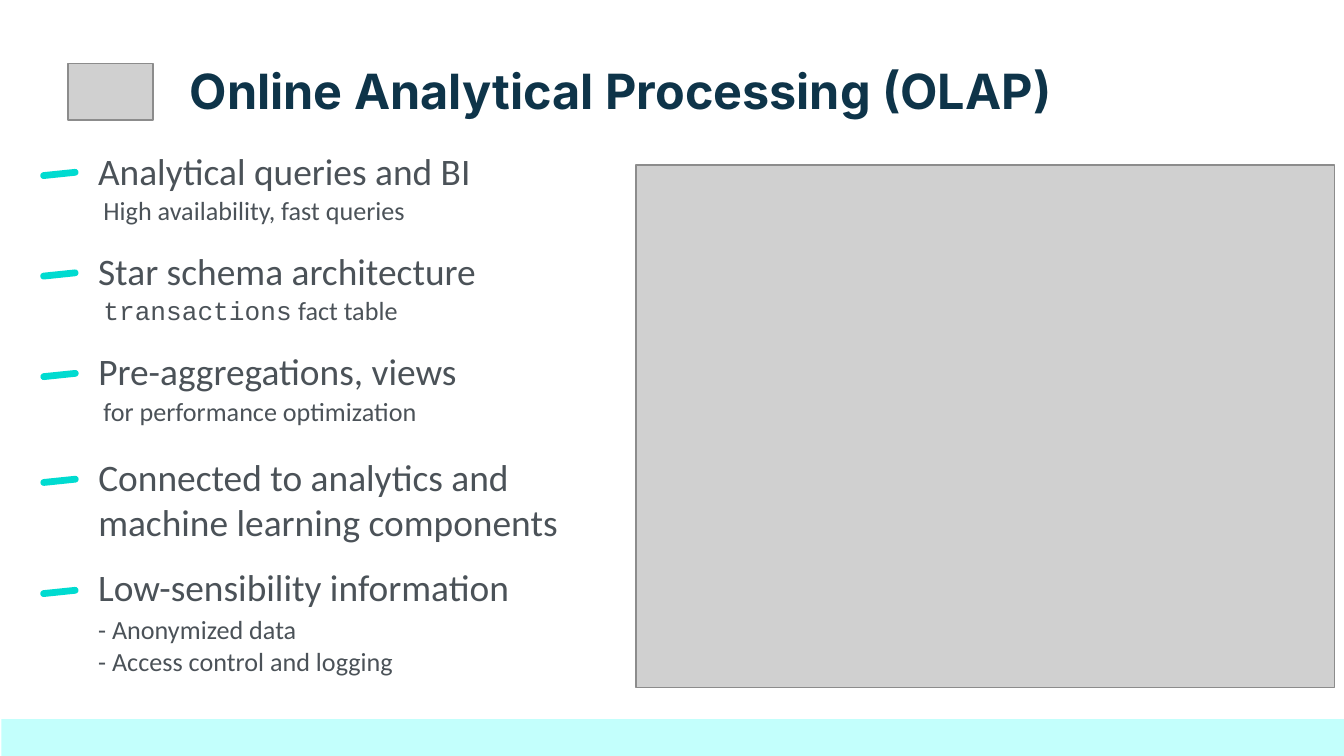
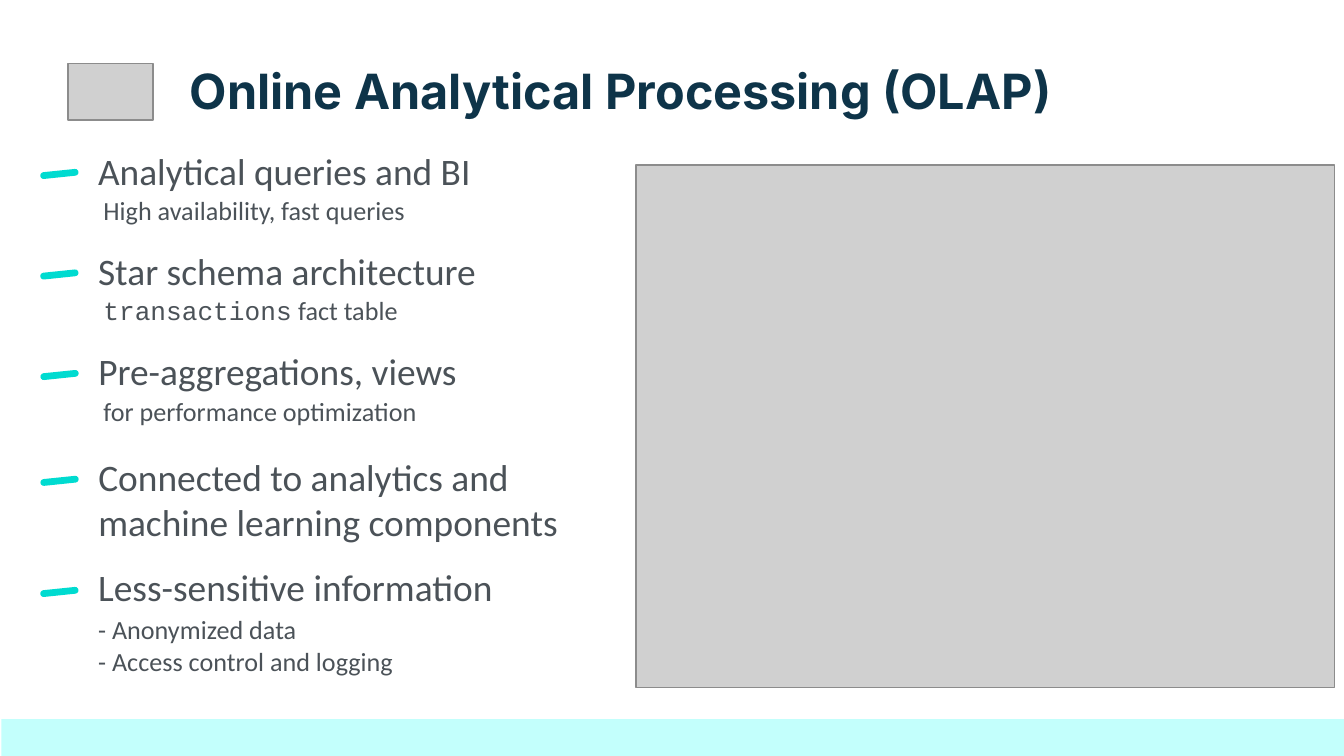
Before and after one commit to netesf13d/jedha-projects, a slide deck: slide 6 of 2-03-Stripe_Business_Case/presentation/Presentation - 2-03 - Stripe Business Case.odp. Drawn at 1344x756 pixels with LibreOffice and Linux fonts; fonts in the diff are those of the drawing; grey boxes stand for pictures. Boxes give left, top, right and bottom in pixels: in the first picture for what was removed or moved away, otherwise in the second. Text is boxed around its words. In the diff, an @@ line names an element or a change of style, - is before the commit and + after.

```diff
--- a/2-03-Stripe_Business_Case/presentation/Presentation - 2-03 - Stripe Business Case.odp
+++ b/2-03-Stripe_Business_Case/presentation/Presentation - 2-03 - Stripe Business Case.odp
@@ title at (x1=98, y1=575, x2=493, y2=602): text changed @@
-Low-sensibility information
+Less-sensitive information
```
Also in this commit, not shown: 2 other slides changed, 2 slides added, 7 slides removed, 4 other files.
